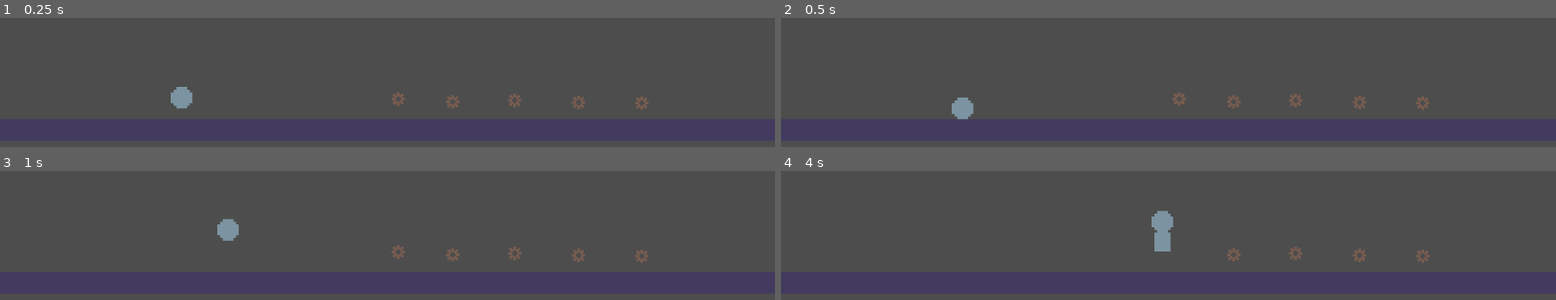
Above: before the commit, frames 1-4 (two rows, left to right).
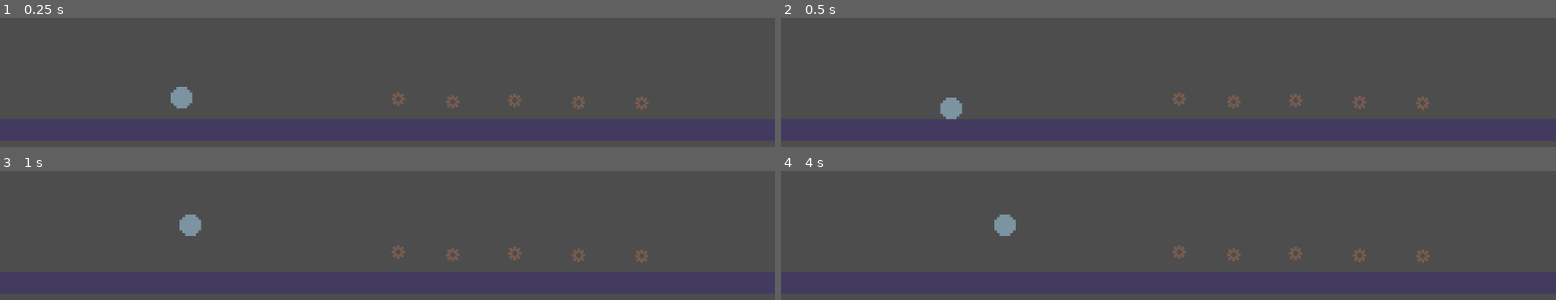
Above: after the commit, the same moments.

Repository: StephenAversa/BrackeysGameJam
Game: Godot game, scene res://World/world.tscn
Same seed, same stepped clock (60 frames per second), same inputs: the game is played once before the commit and once after it. The project has no main scene, so this scene is started directly.
Inputs:
- Up to frame 1 (0.25 s): no input
- Up to frame 2 (0.5 s): no input
- Up to frame 3 (1 s): hold Right (ui_right) from 0.53 s (still down); tap Up (ui_up) at 0.77 s
- Up to frame 4 (4 s): tap Up (ui_up) at 1.52, 3.02, 3.77 s; release Right (ui_right) at 2.03 s; hold Left (ui_left) 2.03-2.78 s; hold Right (ui_right) from 2.78 s (still down)

Frame 1 is identical in both runs. In frame 2, 0.5% of the frame differs, in the area x 20-25%, y 61-79%; in frame 3, 0.8%; in frame 4, 1.2%, in the area x 27-53%, y 30-68%.

Commit message:
conveyor belt logic

Diff:
--- a/Player/States/air.gd
+++ b/Player/States/air.gd
@@ -22,7 +22,7 @@
 		state_machine.transition_to("Idle")
 
 	if (!is_zero_approx(player.get_input_direction())):
-		player.velocity.x = lerp(player.velocity.x, player.get_input_direction()  * player.head_speed, player.air_friction * delta)
+		player.velocity.x = lerp(player.velocity.x, player.get_input_direction()  * player.move_speed, player.air_friction * delta)
 	else:
 		player.velocity.x = lerp(player.velocity.x, float(0), player.air_friction * delta)
 
--- a/Player/States/idle.gd
+++ b/Player/States/idle.gd
@@ -19,7 +19,8 @@
 		player.canJumpBuffer = false
 		state_machine.transition_to("Air", {jump = true})
 
-	player.velocity.x = lerp(player.velocity.x, float(0),player.friction * delta)
+	player.velocity.x = lerp(player.velocity.x, float(0) + player.conveyor_velocity,player.friction * delta)
+	player.move_and_slide()
 
 func enter(msg := {}) -> void:
 	player.canCoyote = true
--- a/Player/States/run.gd
+++ b/Player/States/run.gd
@@ -16,7 +16,7 @@
 		state_machine.transition_to("Air", {coyote = true})
 
 	if (!is_zero_approx(player.get_input_direction())):
-		player.velocity.x = lerp(player.velocity.x,player.get_input_direction() * player.move_speed,player.friction * delta)
+		player.velocity.x = lerp(player.velocity.x,player.get_input_direction() * player.move_speed + player.conveyor_velocity,player.friction * delta)
 	else:
 		state_machine.transition_to("Idle")
 
--- a/Player/player.gd
+++ b/Player/player.gd
@@ -35,10 +35,12 @@
 @onready var coyote_timer = $CoyoteTimer
 
 @onready var animation_player: AnimationPlayer = $AnimationPlayer
+var on_conveyor = false
+var conveyor_velocity = 0
 
 
 func _ready() -> void:
-	#build_robot(1)
+	velocity = Vector2.ZERO
 	pass
 # Called every frame. 'delta' is the elapsed time since the previous frame.
 func _process(delta: float) -> void:
@@ -111,3 +113,7 @@
 	if build_step == 2 && Globals.gear_count >= Globals.gear_count_for_arms:
 		build_step += 1
 		build_robot(build_step)
+
+func on_conveyor_entered(con_vel: int):
+	conveyor_velocity = con_vel
+	on_conveyor = true
--- a/Player/player.tscn
+++ b/Player/player.tscn
@@ -102,7 +102,7 @@
 [sub_resource type="RectangleShape2D" id="RectangleShape2D_bq2wa"]
 size = Vector2(10, 10)
 
-[node name="Player" type="CharacterBody2D"]
+[node name="Player" type="CharacterBody2D" groups=["convey"]]
 script = ExtResource("1_jabki")
 
 [node name="Sprite2D" type="Sprite2D" parent="."]
--- /dev/null
+++ b/World/conveyor_area.gd
@@ -0,0 +1,19 @@
+extends Area2D
+
+@export var conveyor_speed = -100 # Adjust the speed as needed
+@export var direction = Vector2(-1, 0) # Conveyor moves right
+
+# Called when the node enters the scene tree for the first time.
+func _ready() -> void:
+	pass # Replace with function body.
+
+
+# Called every frame. 'delta' is the elapsed time since the previous frame.
+func _process(delta: float) -> void:
+	pass
+
+
+func _on_body_entered(body: Node2D) -> void:
+	if body.is_in_group("convey"):
+		if body.is_on_floor():
+			body.on_conveyor_entered(conveyor_speed)
--- /dev/null
+++ b/World/conveyor_area.tscn
@@ -0,0 +1,13 @@
+[gd_scene load_steps=3 format=3 uid="uid://dgq5kirpqc3g0"]
+
+[ext_resource type="Script" path="res://World/conveyor_area.gd" id="1_qtiyc"]
+
+[sub_resource type="RectangleShape2D" id="RectangleShape2D_qom8k"]
+
+[node name="ConveyorArea" type="Area2D" groups=["conveyor"]]
+script = ExtResource("1_qtiyc")
+
+[node name="CollisionShape2D" type="CollisionShape2D" parent="."]
+shape = SubResource("RectangleShape2D_qom8k")
+
+[connection signal="body_entered" from="." to="." method="_on_body_entered"]
--- a/World/world.tscn
+++ b/World/world.tscn
@@ -1,8 +1,9 @@
-[gd_scene load_steps=4 format=3 uid="uid://ckfh3131asyqg"]
+[gd_scene load_steps=5 format=3 uid="uid://ckfh3131asyqg"]
 
 [ext_resource type="PackedScene" uid="uid://cecobdnqc5vdi" path="res://World/box.tscn" id="1_wu8ig"]
 [ext_resource type="PackedScene" uid="uid://cxqb66omy3qm3" path="res://Player/player.tscn" id="2_jvkxt"]
 [ext_resource type="PackedScene" uid="uid://bgjc5m3n5hob0" path="res://World/gear.tscn" id="3_70bwe"]
+[ext_resource type="PackedScene" uid="uid://dgq5kirpqc3g0" path="res://World/conveyor_area.tscn" id="4_2qinn"]
 
 [node name="World" type="Node"]
 
@@ -33,3 +34,7 @@
 [node name="Gear5" parent="." instance=ExtResource("3_70bwe")]
 position = Vector2(592, 441)
 scale = Vector2(2, 2)
+
+[node name="ConveyorArea" parent="." instance=ExtResource("4_2qinn")]
+position = Vector2(551, 503)
+scale = Vector2(54.9736, -4.09994)
